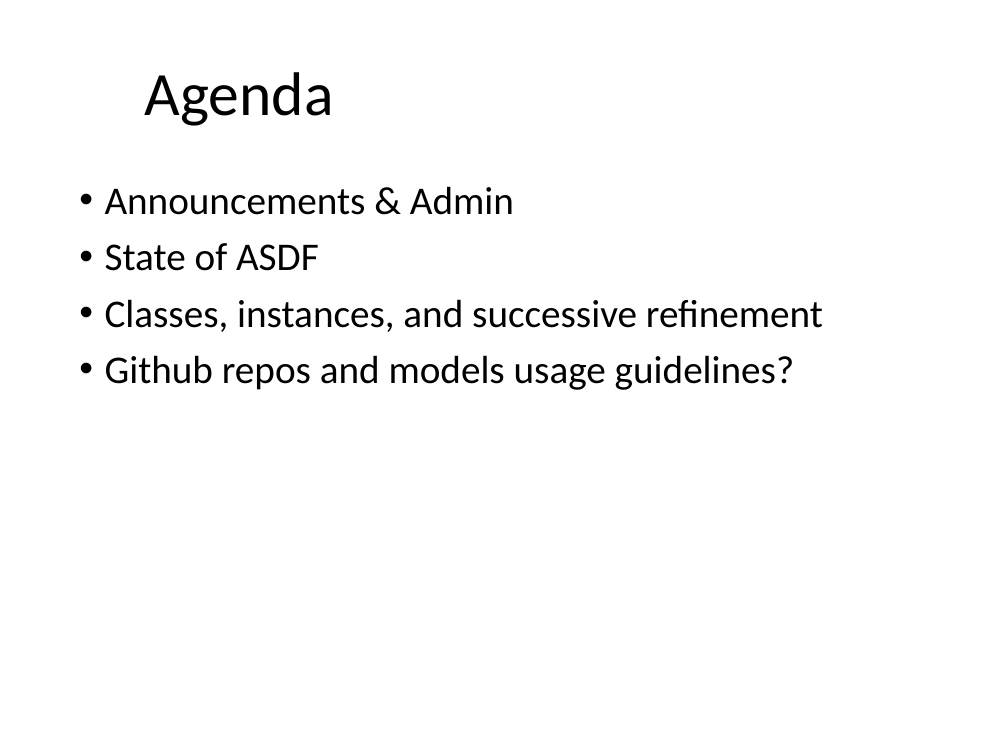
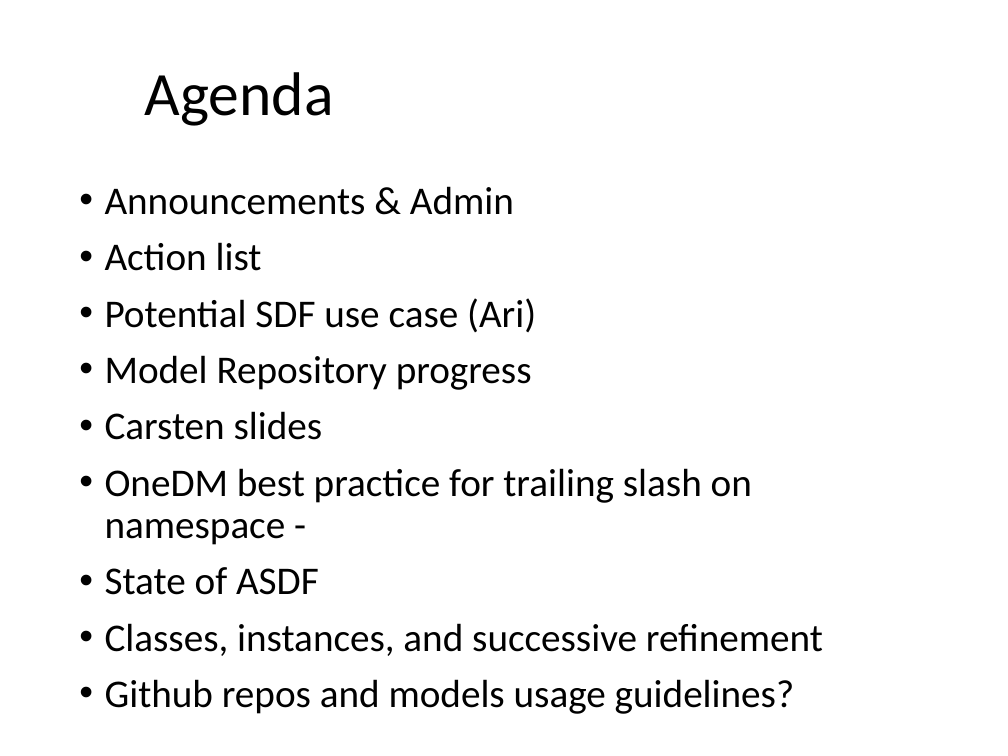
Before and after one commit to one-data-model/onedm-admin, a slide deck: slide 2 of Agenda Materials/onedm-agenda-2022-04-04.pptx. Drawn at 1008x756 pixels with LibreOffice and Linux fonts; fonts in the diff are those of the drawing; background and template pictures are left out. Boxes give left, top, right and bottom in pixels: in the first picture for what was removed or moved away, otherwise in the second. Text is boxed around its words. In the diff, an @@ line names an element or a change of style, - is before the commit and + after.

```diff
--- a/Agenda Materials/onedm-agenda-2022-04-04.pptx
+++ b/Agenda Materials/onedm-agenda-2022-04-04.pptx
@@ text at [105, 242, 752, 545]: paragraphs added @@
+• Action list
+• Potential SDF use case (Ari)
+• Model Repository progress
+• Carsten slides
+• OneDM best practice for trailing slash on namespace -
```
Also in this commit, not shown: 4 slides added.
